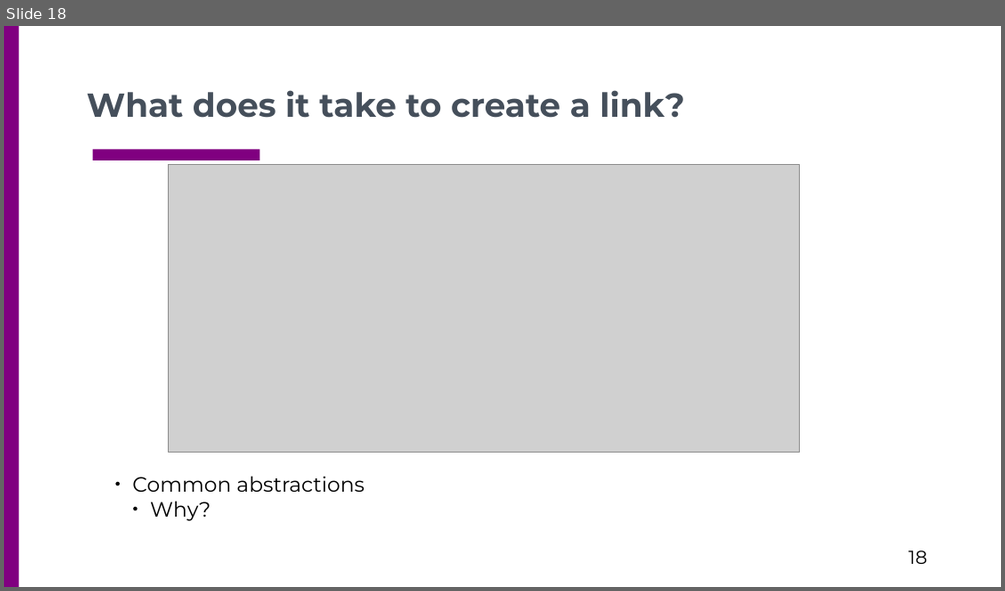
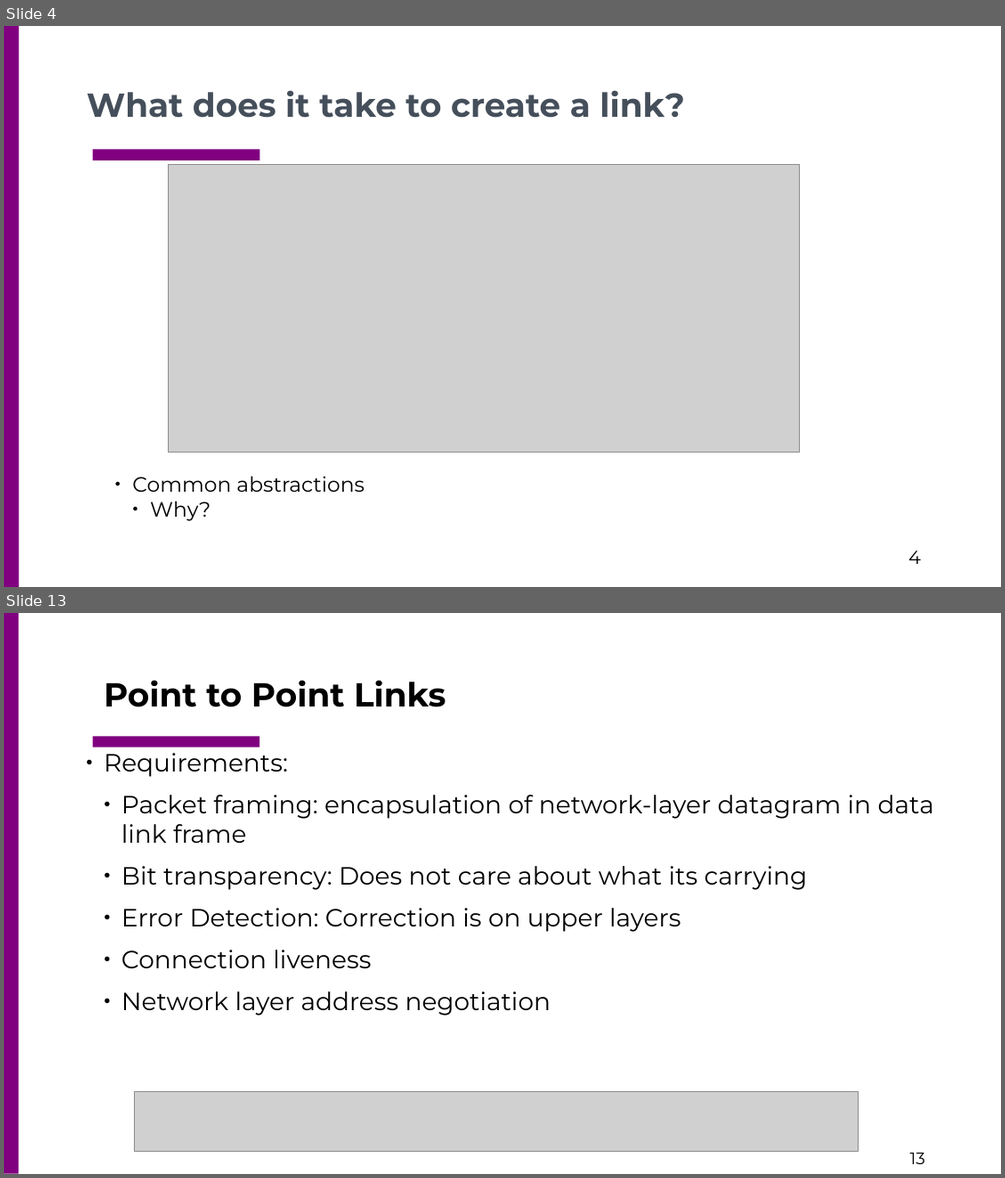
Before and after one commit to csc4200/csc4200.github.io, a slide deck: docs/lectures_source/class_slides-3.odp. Shown one above the other, each under a label of ours: slide 18 before the commit, slides 4 and 13 after it; the slides between them are not shown. The pictures are 1005x591 and 1005x1178 pixels, drawn with LibreOffice and Linux fonts; fonts in the diff are those of the drawing; grey boxes stand for pictures. Boxes give left, top, right and bottom in pixels: in the first picture for what was removed or moved away, otherwise in the second. Text is boxed around its words. In the diff, an @@ line names an element or a change of style, - is before the commit and + after.

```diff
--- a/docs/lectures_source/class_slides-3.odp
+++ b/docs/lectures_source/class_slides-3.odp
@@ slide 13 added at bbox=[4, 613, 1001, 1174], background #FFFFFF; not listed: 2 template elements that a slide beside it also shows @@
@@ title added at bbox=[104, 680, 445, 707], 32 pt, text #000000, bold @@
+Point to Point Links
@@ text added at bbox=[104, 747, 934, 1015], 24 pt, text #000000 @@
+● Requirements:
+  ● Packet framing: encapsulation of network-layer datagram in data link frame
+  ● Bit transparency: Does not care about what its carrying
+  ● Error Detection: Correction is on upper layers
+  ● Connection liveness
+  ● Network layer address negotiation
@@ picture added at bbox=[134, 1092, 858, 1151] @@
@@ page number added at bbox=[910, 1152, 925, 1164], 16 pt, text #000000 @@
+13
@@ what was slide 18 is now slide 4 @@
@@ page number at bbox=[908, 550, 921, 564]: text changed @@
-18
+4
```
Also in this commit, not shown: 1 slide changed, 22 other slides added, 16 slides removed, 14 other files.
